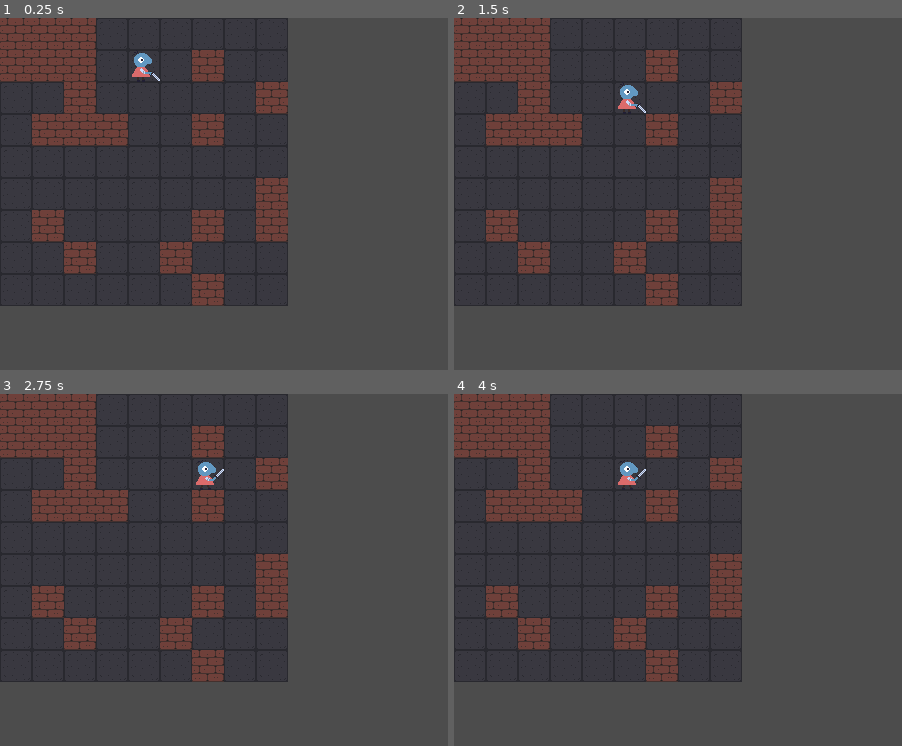
Above: before the commit, frames 1-4 (two rows, left to right).
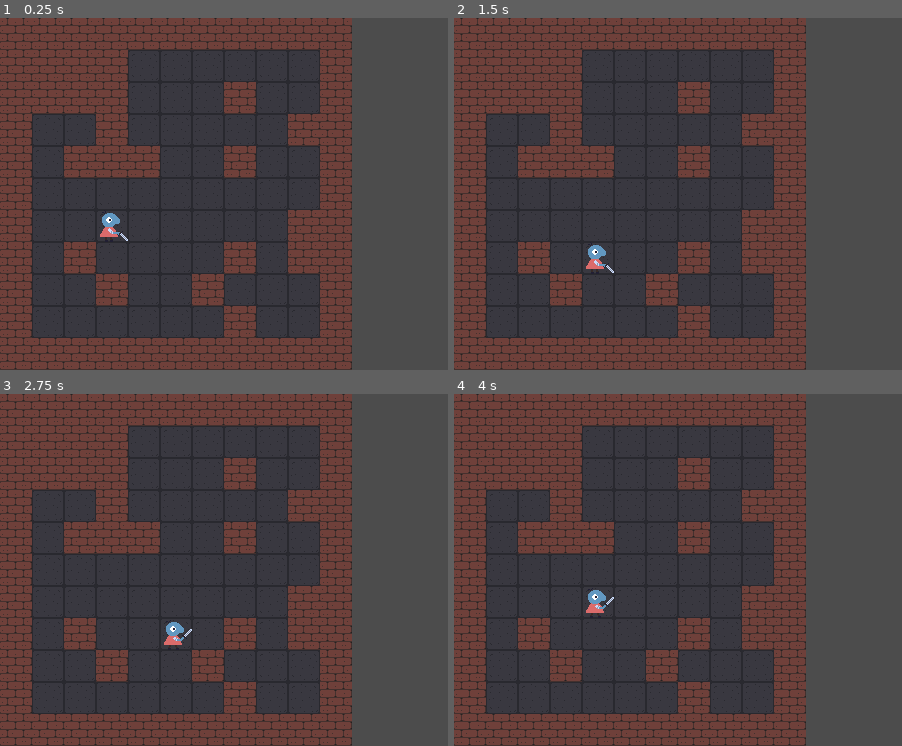
Above: after the commit, the same moments.

Repository: DiegoAragonC/godot-broughlike
Game: Godot game, scene res://scenes/Game.tscn
Same seed, same stepped clock (60 frames per second), same inputs: the game is played once before the commit and once after it.
Inputs:
- Up to frame 1 (0.25 s): no input
- Up to frame 2 (1.5 s): tap Enter at 0.5 s; hold Right (right) 0.53-1.28 s; tap Space at 1.25 s; hold Down (down) from 1.28 s (still down)
- Up to frame 3 (2.75 s): tap Enter at 2 s; release Down (down) at 2.03 s; hold Right (right) from 2.03 s (still down)
- Up to frame 4 (4 s): tap Space at 2.75 s; release Right (right) at 2.78 s; hold Up (up) 2.78-3.53 s; tap Enter at 3.5 s; hold Left (left) from 3.53 s (still down)

The runs differ from the first frame. In frame 1, 37% of the frame differs, in the area x 0-79%, y 0-100%; in frame 2, 37%; in frame 3, 37%; in frame 4, 37%.

Commit message:
Modify level generation so every floor tile is connected and reachable by the player

Diff:
--- a/Broughlike/Map.gd
+++ b/Broughlike/Map.gd
@@ -1,6 +1,6 @@
 extends Node2D
 
-const LEVEL_SIZE = 9
+const LEVEL_SIZE = 11
 
 var level = []
 
@@ -12,16 +12,60 @@
 
 
 func generate_level(size):
-	var	tiles = []
-	for x in range(size):
-		tiles.append([])
-		for y in range(size):
-			if randf() < 0.3:
-				tiles[x].append(Globals.tile_types.WALL)
-			else:
-				tiles[x].append(Globals.tile_types.FLOOR)
+	var	tiles = null
+	var floor_tile = Globals.tile_types.FLOOR
+
+	while not tiles\
+	 or get_tile_count(floor_tile, tiles) != get_connected(floor_tile, tiles).size():
+		tiles = []
+		for x in range(size):
+			tiles.append([])
+			for y in range(size):
+				if is_border_tile(x, y) or randf() < 0.3:
+					tiles[x].append(Globals.tile_types.WALL)
+				else:
+					tiles[x].append(Globals.tile_types.FLOOR)
 
 	return tiles
+
+func get_tile_count(type, array):
+	var count = 0
+	for row in array:
+		for tile in row:
+			if tile == type:
+				count += 1
+	return count
+
+
+func get_connected(type, array):
+	var first_tile_pos = get_random_tile(type, array)
+	var connected = [first_tile_pos]
+	var search_stack = [first_tile_pos]
+
+	while search_stack.size() != 0:
+		var current = search_stack.pop_back()
+		var neighbors = get_neighbors(current.x, current.y)
+		for tile_pos in neighbors:
+			if not connected.has(tile_pos) and array[tile_pos.x][tile_pos.y] == type:
+				connected.append(tile_pos)
+				search_stack.append(tile_pos)
+
+	return connected
+
+
+func get_neighbors(tile_x, tile_y):
+	var left = Vector2(tile_x-1, tile_y)
+	var right = Vector2(tile_x+1, tile_y)
+	var up = Vector2(tile_x, tile_y-1)
+	var down = Vector2(tile_x, tile_y+1)
+	var dirs = [left, right, up, down]
+	var neighbors = []
+
+	for dir in dirs:
+		if is_in_level(dir):
+			neighbors.append(dir)
+
+	return neighbors
 
 
 func draw_level(level):
@@ -31,7 +75,7 @@
 			tile_map.set_cell(x, y, level[x][y])
 
 
-func get_random_tile(type):
+func get_random_tile(type, array):
 	var tile_pos
 	var found = false
 
@@ -40,22 +84,25 @@
 		var rand_y = randi() % LEVEL_SIZE
 		tile_pos = Vector2(rand_x, rand_y)
 
-		if get_tile_at(tile_pos) == type:
+		if get_tile_at(tile_pos, array) == type:
 			found = true
 
 	return tile_pos
 
 
-func get_tile_at(tile_pos):
+func get_tile_at(tile_pos, tile_array):
 	if not is_in_level(tile_pos):
 		return -1
-	return level[tile_pos.x][tile_pos.y]
+	return tile_array[tile_pos.x][tile_pos.y]
 
 
-func is_tile_passable(tile_pos):
-	return get_tile_at(tile_pos) == Globals.tile_types.FLOOR
+func is_tile_passable(tile_pos, tile_array):
+	return get_tile_at(tile_pos, tile_array) == Globals.tile_types.FLOOR
 
 
 func is_in_level(tile_pos):
-	return tile_pos.x > 0 and tile_pos.x < LEVEL_SIZE and\
-	 	tile_pos.y > 0 and tile_pos.y < LEVEL_SIZE
+	return tile_pos.x >= 0 and tile_pos.x < LEVEL_SIZE and\
+	 	tile_pos.y >= 0 and tile_pos.y < LEVEL_SIZE
+
+func is_border_tile(x, y):
+	return x == 0 or x == LEVEL_SIZE-1 or y == 0 or y == LEVEL_SIZE-1
--- a/Broughlike/scenes/Game.gd
+++ b/Broughlike/scenes/Game.gd
@@ -5,10 +5,10 @@
 
 
 func _ready():
-	Player.start_pos = Map.get_random_tile(Globals.tile_types.FLOOR)
+	Player.start_pos = Map.get_random_tile(Globals.tile_types.FLOOR, Map.level)
 	Player.initialize()
 
 
 func _on_Player_tried_move(map_pos):
-	if Map.is_tile_passable(map_pos):
+	if Map.is_tile_passable(map_pos, Map.level):
 		Player.move(map_pos)
